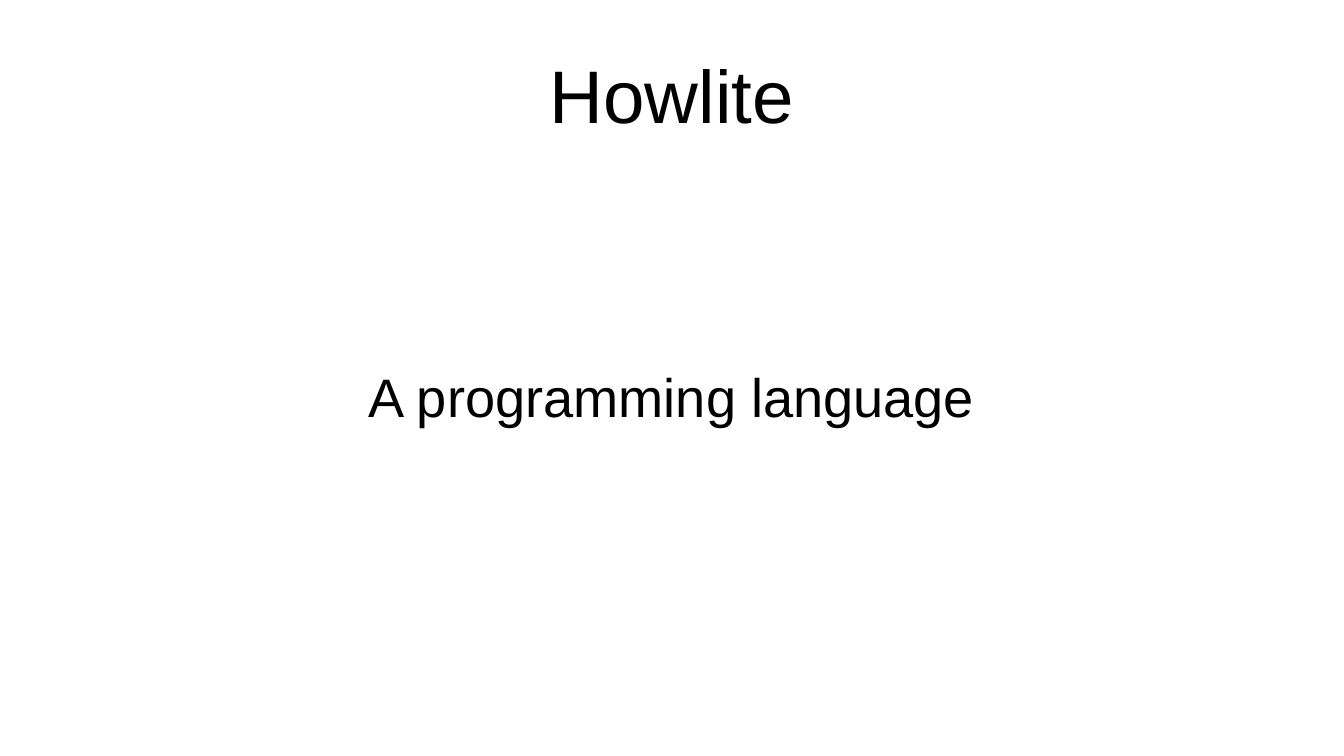
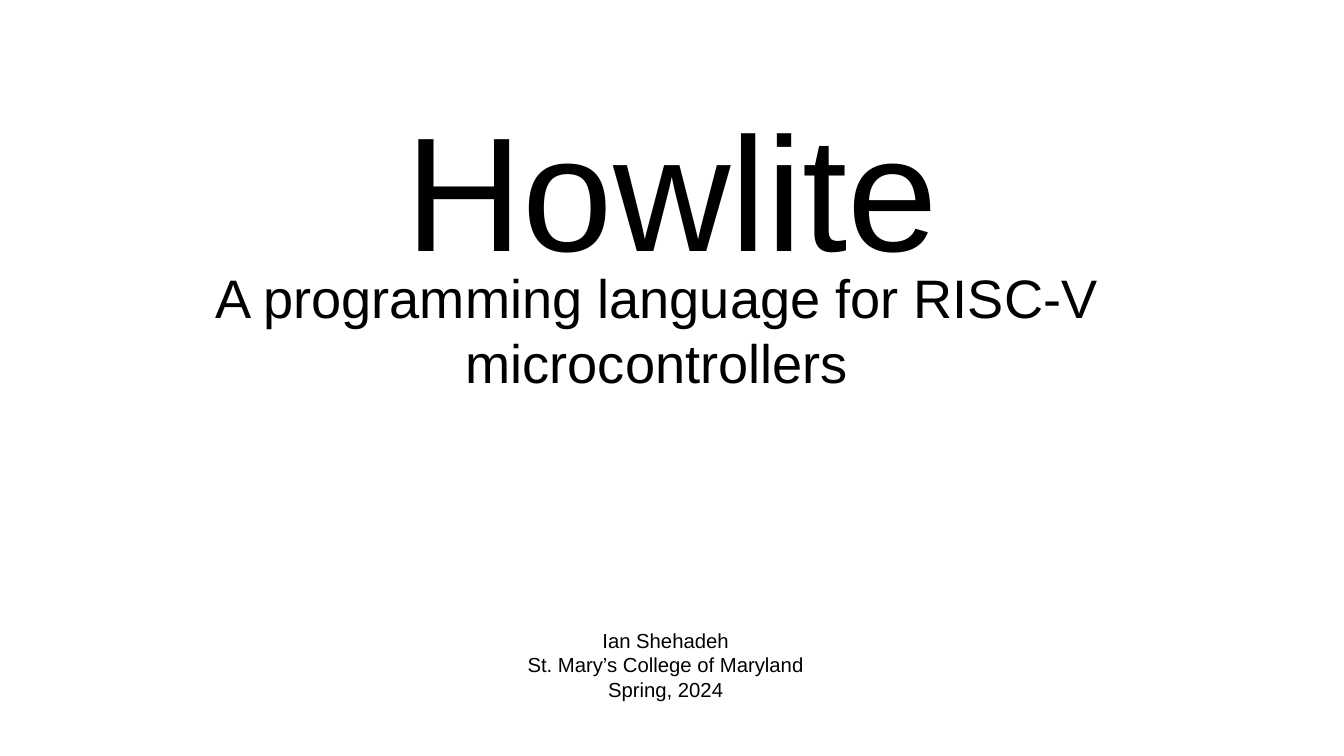
Before and after one commit to ishehadeh/smp, a slide deck: slide 1 of report/Slides.odp. Drawn at 1344x756 pixels with LibreOffice and Linux fonts; fonts in the diff are those of the drawing. Boxes give left, top, right and bottom in pixels: in the first picture for what was removed or moved away, otherwise in the second. Text is boxed around its words. In the diff, an @@ line names an element or a change of style, - is before the commit and + after.

Commit message:
finish slides

```diff
--- a/report/Slides.odp
+++ b/report/Slides.odp
@@ title "Howlite": place and size @@
-title "Howlite" at <box>550,69,794,124</box>
+title "Howlite" at <box>405,133,938,280</box>
@@ title "Howlite" at <box>405,133,938,280</box>: size 44 to 96 pt @@
@@ subtitle at <box>215,278,1098,384</box>: text changed @@
-A programming language
+A programming language for RISC-V microcontrollers
@@ text added at <box>528,633,803,702</box>, 12 pt, text #000000 @@
+Ian Shehadeh
+St. Mary’s College of Maryland
+Spring, 2024
```
Also in this commit, not shown: 1 other slide changed, 9 slides added, 1 slide removed.
